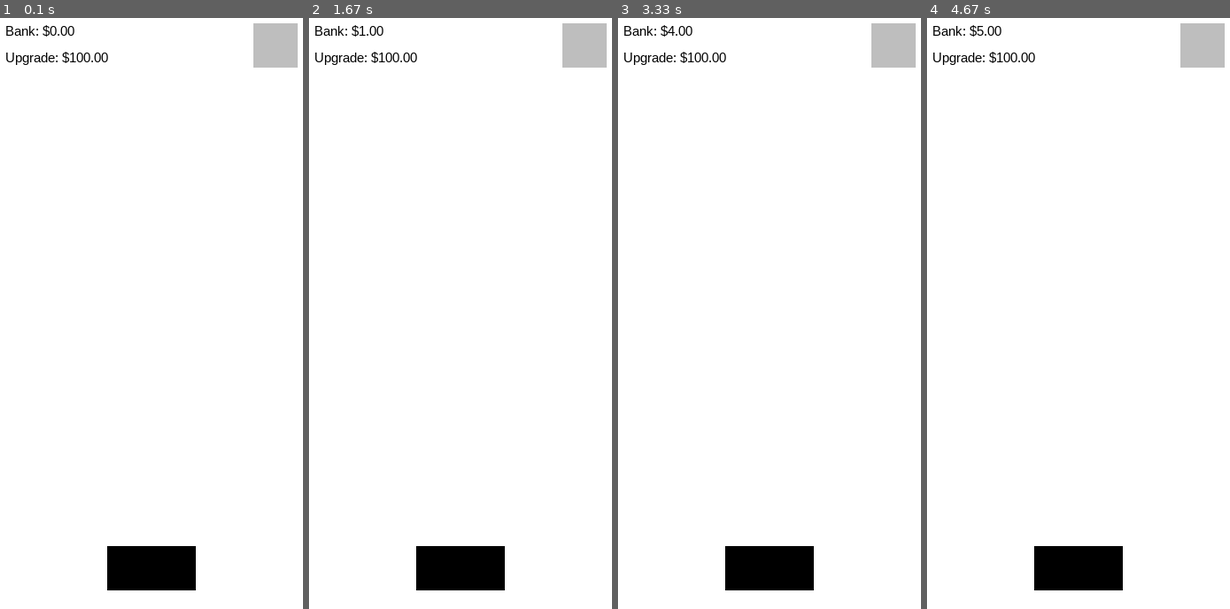
Above: before the commit, frames 1-4 (left to right).
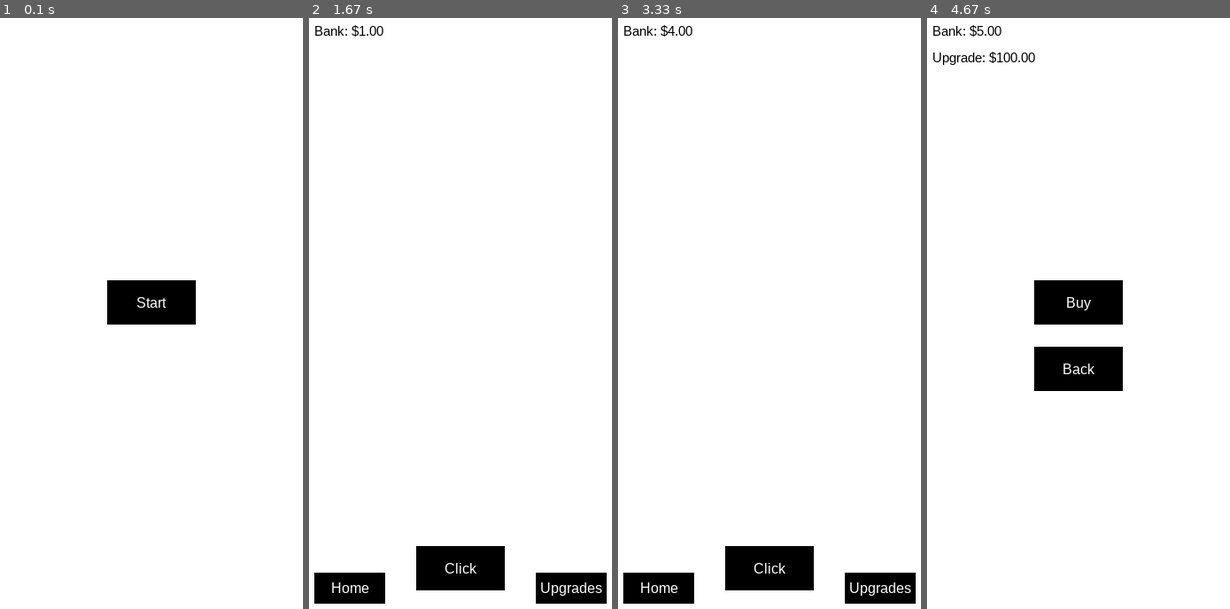
Above: after the commit, the same moments.

Repository: SamuelLalonde/Clicker-game-in-Pygame
Game: pygame game, started from main.py
Two runs of this game, one before a commit and one after it. Both use one fixed random seed, a clock stepped at 60 frames per second and the inputs below.
Inputs (mouse positions are in pixels of both pictures, inside the frame that each line leads up to):
- Up to frame 1 (0.1 s): no input
- Up to frame 2 (1.67 s): press the mouse at (463, 354) at 0.37 s; move the mouse to (424, 337) at 0.47 s; release the mouse at (384, 319) at 0.6 s; click (572, 585) at 0.72 s, where only the run after the commit has a clickable "Upgrades"; press the mouse at (463, 354) at 1.03 s; move the mouse to (412, 366) at 1.13 s; release the mouse at (363, 384) at 1.27 s; press the mouse at (460, 567) at 1.37 s; move the mouse to (427, 532) at 1.47 s; release the mouse at (390, 496) at 1.6 s
- Up to frame 3 (3.33 s): press the mouse at (769, 567) at 1.7 s; move the mouse to (739, 348) at 1.8 s; release the mouse at (708, 130) at 1.93 s; press the mouse at (769, 567) at 2.03 s; move the mouse to (824, 461) at 2.13 s; release the mouse at (881, 354) at 2.27 s; press the mouse at (657, 585) at 2.37 s; move the mouse to (751, 425) at 2.47 s; release the mouse at (845, 260) at 2.6 s; press the mouse at (657, 585) at 2.7 s; move the mouse to (669, 467) at 2.8 s; release the mouse at (681, 354) at 2.93 s; press the mouse at (769, 567) at 3.03 s; move the mouse to (714, 348) at 3.13 s; release the mouse at (663, 136) at 3.27 s
- Up to frame 4 (4.67 s): press the mouse at (966, 585) at 3.37 s; move the mouse to (1020, 484) at 3.47 s; release the mouse at (1072, 384) at 3.6 s; press the mouse at (966, 585) at 3.7 s; move the mouse to (969, 402) at 3.8 s; release the mouse at (972, 213) at 3.93 s; press the mouse at (1078, 567) at 4.03 s; move the mouse to (1090, 343) at 4.13 s; release the mouse at (1102, 118) at 4.27 s; press the mouse at (1190, 585) at 4.37 s; move the mouse to (1084, 443) at 4.47 s; release the mouse at (981, 301) at 4.6 s

The runs differ from the first frame. In frame 1, 5.9% of the frame differs, in the area x 2-99%, y 0-97%; in frame 2, 3.8%; in frame 3, 3.8%; in frame 4, 7.6%, in the area x 35-99%, y 0-97%.

Commit message:
Added multiple screens

Diff:
--- a/button.py
+++ b/button.py
@@ -3,12 +3,17 @@
 class Button:
 
     # constructor, button has x, y, width and height
-    def __init__(self, x, y, width, height):
+    def __init__(self, x, y, width, height, text=""):
         self.rect = pygame.Rect(x, y, width, height)
+        self.text = text
+        self.font = pygame.font.SysFont('arial', 16)
 
     # draw on screen
     def draw(self, screen):
         pygame.draw.rect(screen, ("black"), self.rect)
+        text_surface = self.font.render(self.text, True, "white")
+        text_rect = text_surface.get_rect(center=self.rect.center)
+        screen.blit(text_surface, text_rect)
 
     # check if clicked
     def is_clicked(self, mouse_pos):
--- a/main.py
+++ b/main.py
@@ -1,49 +1,49 @@
 import pygame
 
-from button import Button
+from game import Game
+from ui import UI
 from upgrade import Upgrade
-from ui import UI
-from game import Game
+
+from screens.home_screen import HomeScreen
+from screens.game_screen import GameScreen
+from screens.upgrade_screen import UpgradeScreen
 
 pygame.init()
 pygame.font.init()
 
-button = Button(125, 600, 100, 50)
+screen = pygame.display.set_mode((350, 675))
+clock = pygame.time.Clock()
+running = True
+
+# core objects (shared across screens)
+game = Game()
+ui = UI()
 upgrade = Upgrade(290, 10, 50, 50)
-ui = UI()
-game = Game()
 
-screen = pygame.display.set_mode((350, 675))
-running = True
-clock = pygame.time.Clock()
-dt = 0
+# screens
+screens = {
+    "home": HomeScreen(),
+    "game": GameScreen(game, ui),
+    "upgrades": UpgradeScreen(game, ui, upgrade)
+}
 
-# game is on
+current_screen = "home"
+
+# main loop
 while running:
-
-    # look for events
     for event in pygame.event.get():
         if event.type == pygame.QUIT:
             running = False
-        #if any mouse button is clicked -> call button method
-        if event.type == pygame.MOUSEBUTTONDOWN:
-            if button.is_clicked(event.pos):
-                game.click()
-            if upgrade.is_clicked(event.pos):
-                game.buy_upgrade(upgrade)
+        else:
+            # let current screen handle event + possibly switch screen
+            next_screen = screens[current_screen].handle_event(event)
+            if next_screen:
+                current_screen = next_screen
 
-    screen.fill("white")
-
-    mouse_pos = pygame.mouse.get_pos()
-    mouse_pressed = pygame.mouse.get_pressed()
-
-    button.draw(screen)
-    upgrade.draw(screen)
-    ui.draw_score(screen, game.score)
-    ui.draw_cost(screen, upgrade.upgrade_cost)
+    # draw current screen
+    screens[current_screen].draw(screen)
 
     pygame.display.flip()
-
     clock.tick(60)
 
 pygame.quit()
--- /dev/null
+++ b/screens/game_screen.py
@@ -0,0 +1,37 @@
+import pygame
+from button import Button
+
+class GameScreen:
+    def __init__(self, game, ui):
+        self.game = game
+        self.ui = ui
+
+        # buttons
+        self.click_button = Button(125, 600, 100, 50, "Click")
+        self.home_button = Button(10, 630, 80, 35, "Home")
+        self.upgrade_button = Button(260, 630, 80, 35, "Upgrades")
+
+    def handle_event(self, event):
+        if event.type == pygame.MOUSEBUTTONDOWN:
+
+            if self.click_button.is_clicked(event.pos):
+                self.game.click()
+
+            elif self.home_button.is_clicked(event.pos):
+                return "home"
+
+            elif self.upgrade_button.is_clicked(event.pos):
+                return "upgrades"
+
+        return "game"
+
+    def draw(self, screen):
+        screen.fill("white")
+
+        # draw buttons
+        self.click_button.draw(screen)
+        self.home_button.draw(screen)
+        self.upgrade_button.draw(screen)
+
+        # draw UI
+        self.ui.draw_score(screen, self.game.score)
--- /dev/null
+++ b/screens/home_screen.py
@@ -0,0 +1,17 @@
+import pygame
+from button import Button
+
+class HomeScreen:
+    def __init__(self):
+        self.start_button = Button(125, 300, 100, 50, "Start")
+
+    def handle_event(self, event):
+        if event.type == pygame.MOUSEBUTTONDOWN:
+            if self.start_button.is_clicked:
+                return "game"
+
+        return "home"
+
+    def draw(self, screen):
+        screen.fill("white")
+        self.start_button.draw(screen)
--- /dev/null
+++ b/screens/upgrade_screen.py
@@ -0,0 +1,34 @@
+import pygame
+from button import Button
+
+class UpgradeScreen:
+    def __init__(self, game, ui, upgrade):
+        self.game = game
+        self.ui = ui
+        self.upgrade = upgrade
+
+        # buttons
+        self.buy_button = Button(125, 300, 100, 50, "Buy")
+        self.exit_button = Button(125, 375, 100, 50, "Back")
+
+    def handle_event(self, event):
+        if event.type == pygame.MOUSEBUTTONDOWN:
+
+            if self.buy_button.is_clicked(event.pos):
+                self.game.buy_upgrade(self.upgrade)
+
+            elif self.exit_button.is_clicked(event.pos):
+                return "game"
+
+        return "upgrades"
+
+    def draw(self, screen):
+        screen.fill("white")
+
+        # draw buttons
+        self.buy_button.draw(screen)
+        self.exit_button.draw(screen)
+
+        # draw info
+        self.ui.draw_score(screen, self.game.score)
+        self.ui.draw_cost(screen, self.upgrade.upgrade_cost)
--- a/ui.py
+++ b/ui.py
@@ -1,6 +1,9 @@
 import pygame
 
 from upgrade import Upgrade
+
+home_screen = pygame.display.set_mode((350, 675))
+upgrade_screen = pygame.display.set_mode((350, 675))
 
 class UI:
     def __init__(self):
